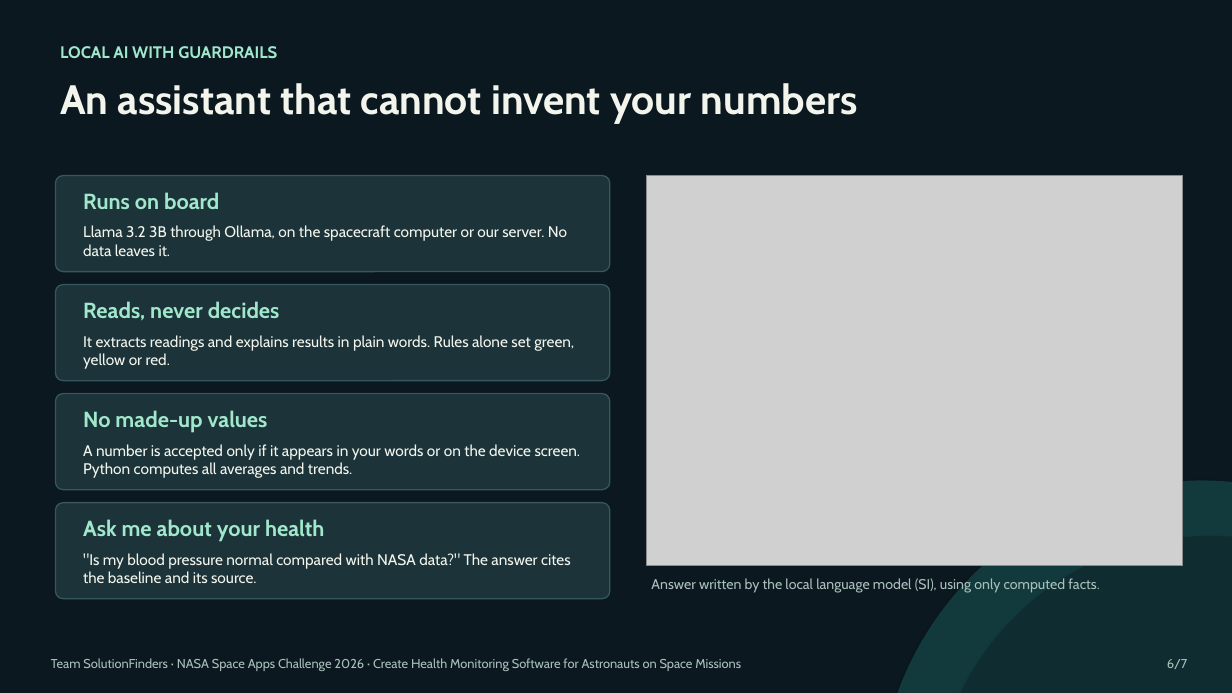
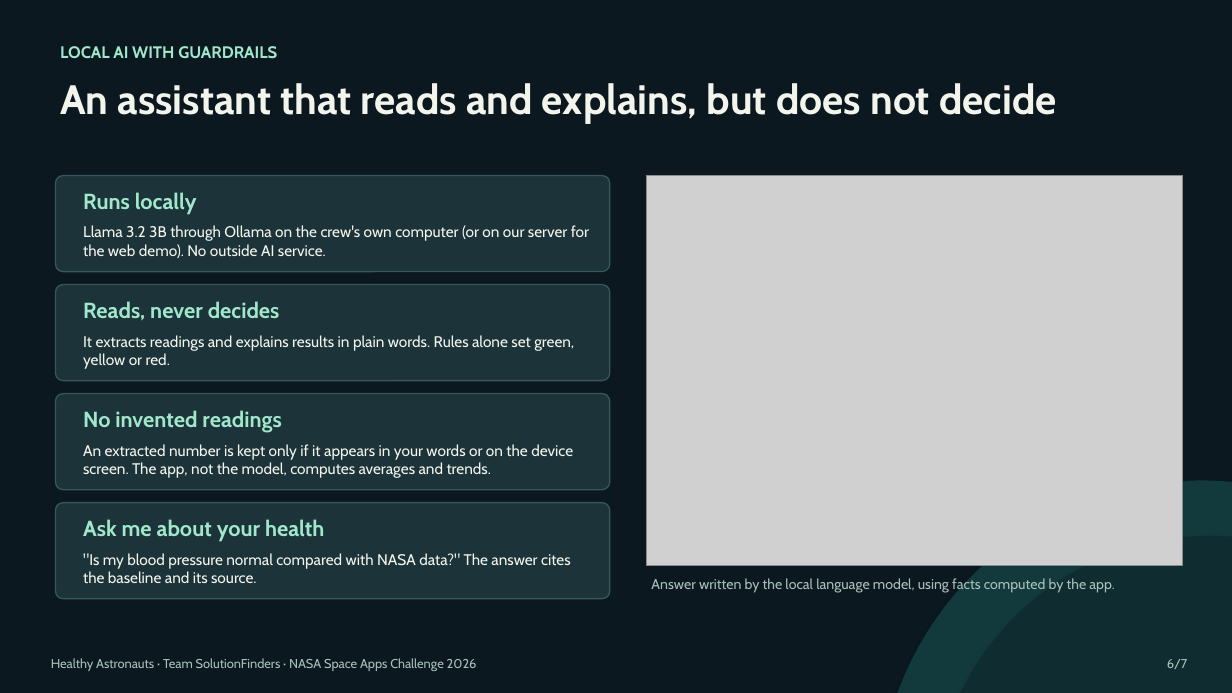
Before and after one commit to MohammadPourshahabadi/NasaHackaton, a slide deck: slide 6 of presentation/Aboard-Demo.pptx. Drawn at 1232x693 pixels with LibreOffice and Linux fonts; fonts in the diff are those of the drawing; grey boxes stand for pictures. Boxes give left, top, right and bottom in pixels: in the first picture for what was removed or moved away, otherwise in the second. Text is boxed around its words. In the diff, an @@ line names an element or a change of style, - is before the commit and + after.

```diff
--- a/presentation/Aboard-Demo.pptx
+++ b/presentation/Aboard-Demo.pptx
@@ text at (60,83,1056,124): text changed @@
-An assistant that cannot invent your numbers
+An assistant that reads and explains, but does not decide
@@ text at (83,192,197,215): text changed @@
-Runs on board
+Runs locally
@@ text at (83,225,589,258): text changed @@
-Llama 3.2 3B through Ollama, on the spacecraft computer or our server. No data leaves it.
+Llama 3.2 3B through Ollama on the crew's own computer (or on our server for the web demo). No outside AI service.
@@ text at (83,410,281,433): text changed @@
-No made-up values
+No invented readings
@@ text at (83,444,573,478): text changed @@
-A number is accepted only if it appears in your words or on the device screen. Python computes all averages and trends.
+An extracted number is kept only if it appears in your words or on the device screen. The app, not the model, computes averages and trends.
@@ text at (651,578,1114,593): text changed @@
-Answer written by the local language model (SI), using only computed facts.
+Answer written by the local language model, using facts computed by the app.
@@ text at (51,658,477,671): text changed @@
-Team SolutionFinders · NASA Space Apps Challenge 2026 · Create Health Monitoring Software for Astronauts on Space Missions
+Healthy Astronauts · Team SolutionFinders · NASA Space Apps Challenge 2026
```
Also in this commit, not shown: 6 other slides changed, 8 other files.
